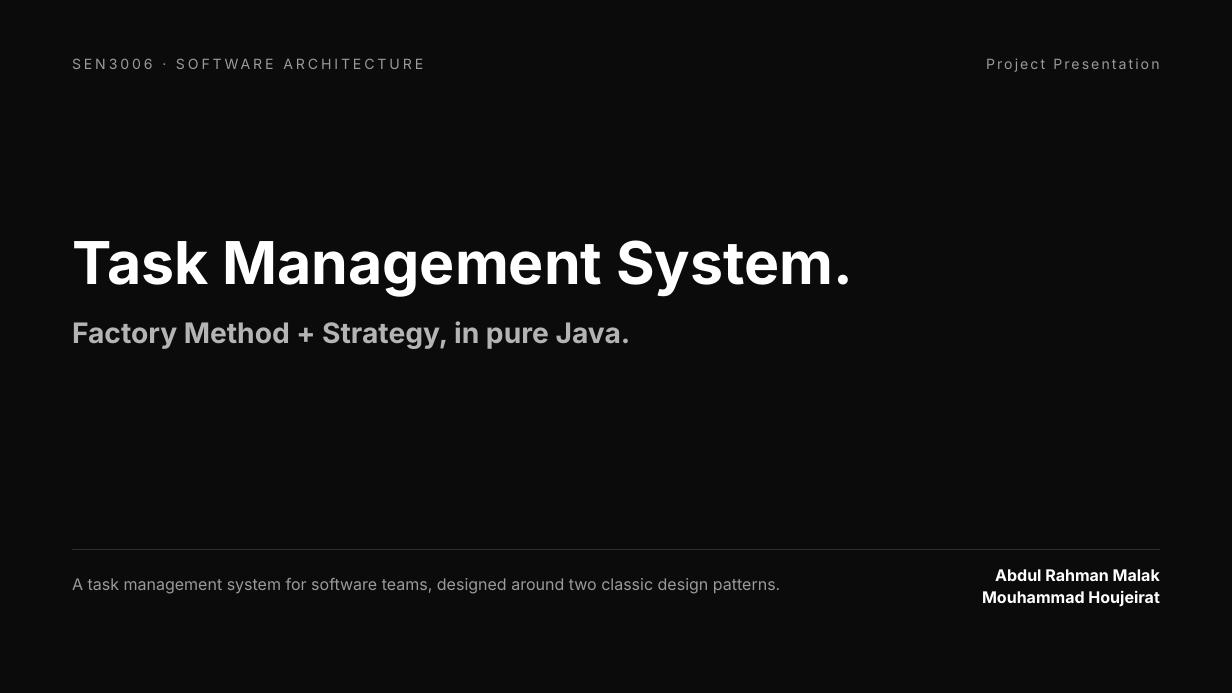
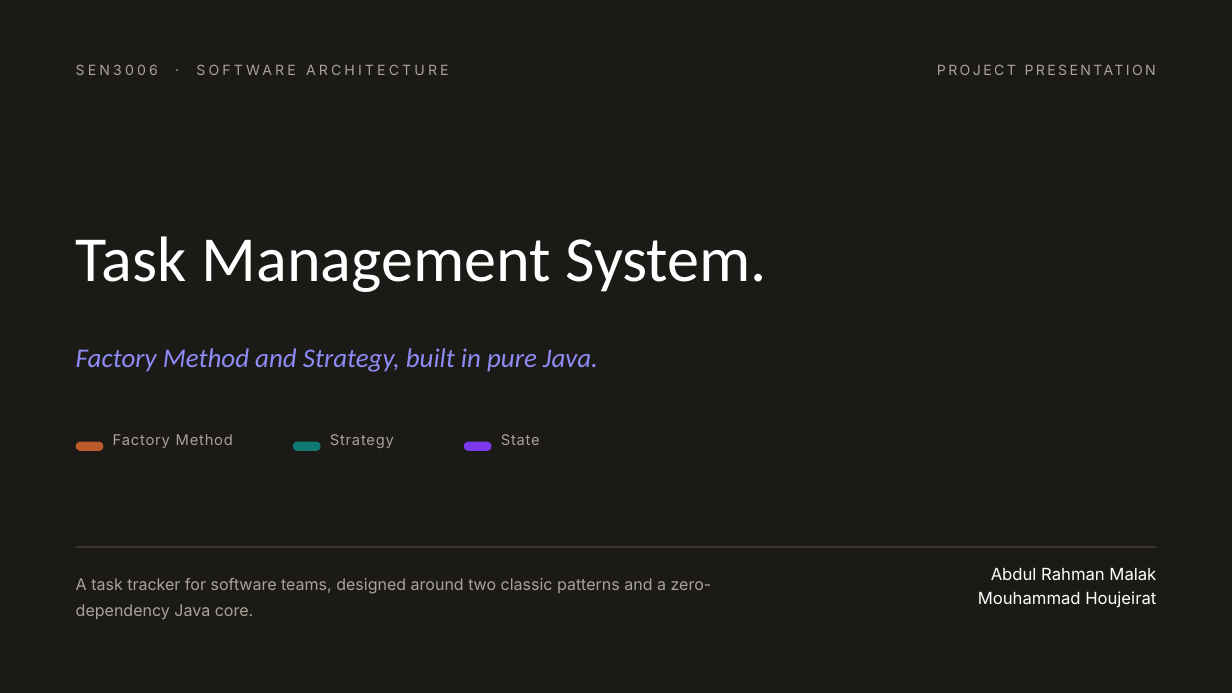
Before and after one commit to Jendawy/software-architecture-project, a slide deck: slide 1 of deck/Task-Management-System.pptx. Drawn at 1232x693 pixels with LibreOffice and Linux fonts; fonts in the diff are those of the drawing. Boxes give left, top, right and bottom in pixels: in the first picture for what was removed or moved away, otherwise in the second. Text is boxed around its words. In the diff, an @@ line names an element or a change of style, - is before the commit and + after.

```diff
--- a/deck/Task-Management-System.pptx
+++ b/deck/Task-Management-System.pptx
@@ background #0B0B0B to #1C1A16 @@
@@ text at (986,58,1159,72): text changed; text colour #9A9A9A to #A8A299 @@
-Project Presentation
+PROJECT PRESENTATION
@@ text "SEN3006 · SOFTWARE ARCHITECTURE" at (76,64,158,75): text colour #9A9A9A to #A8A299, letter spacing 2.2 to 2.4 pt @@
@@ text "Task Management System." at (76,236,767,292): size 46 to 50 pt, font Inter to Calibri, bold off; line spacing 1.05 to 1 @@
@@ text at (72,321,631,349): paragraph removed @@
-Factory Method + Strategy, in pure Java.
@@ text added at (76,348,598,372), 21 pt, text #8E8BF5, italic @@
+Factory Method and Strategy, built in pure Java.
@@ rounded rectangle added at (76,442,104,451), fill #BC5A2B @@
@@ text added at (113,434,233,448), 11.5 pt, text #A8A299 @@
+Factory Method
@@ rounded rectangle added at (293,442,321,451), fill #0E7C72 @@
@@ text added at (330,434,394,448), 11.5 pt, text #A8A299 @@
+Strategy
@@ rounded rectangle added at (464,442,492,451), fill #7C3AED @@
@@ text added at (501,434,540,445), 11.5 pt, text #A8A299 @@
+State
@@ line moved from (72, 550) - (1160, 550) to (76, 547) - (1156, 547) @@
@@ line (76, 547) - (1156, 547): stroke #2E2E2E 1 pt to #3A352E 1 pt @@
@@ text "Abdul Rahman Malak" at (978,568,1156,608): size 12.5 to 13 pt, bold off; more space between paragraphs @@
@@ text at (76,578,712,620): text changed; text colour #9A9A9A to #A8A299 @@
-A task management system for software teams, designed around two classic design patterns.
+A task tracker for software teams, designed around two classic patterns and a zero-dependency Java core.
```
Also in this commit, not shown: 25 other slides changed, 4 slides added, 2 slides removed, 1 other file.
